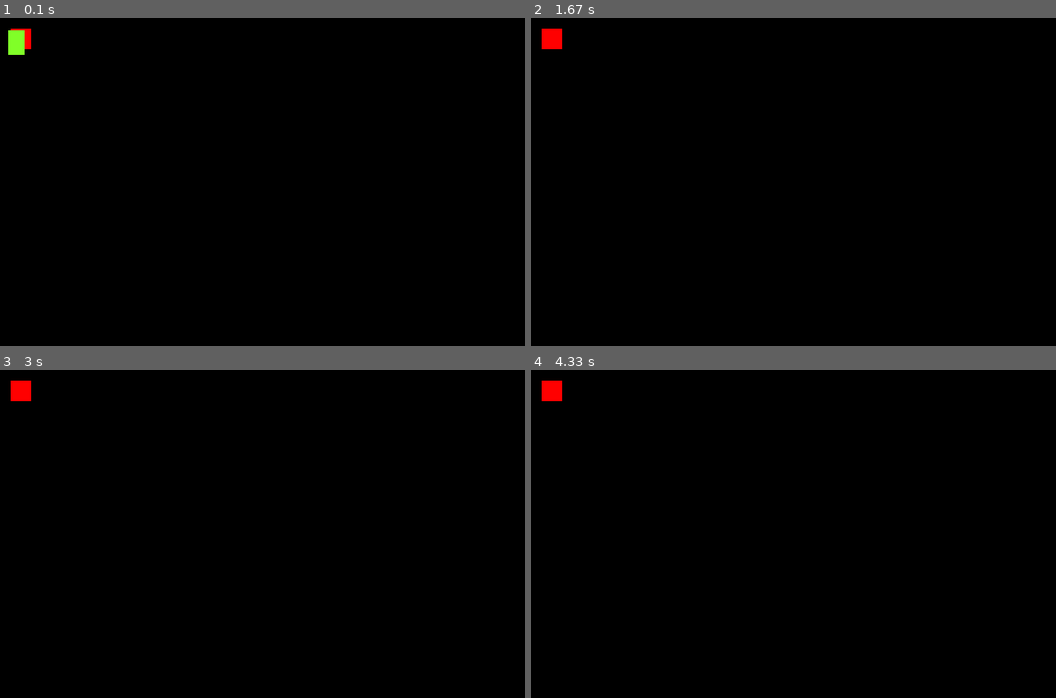
Above: before the commit, frames 1-4 (two rows, left to right).
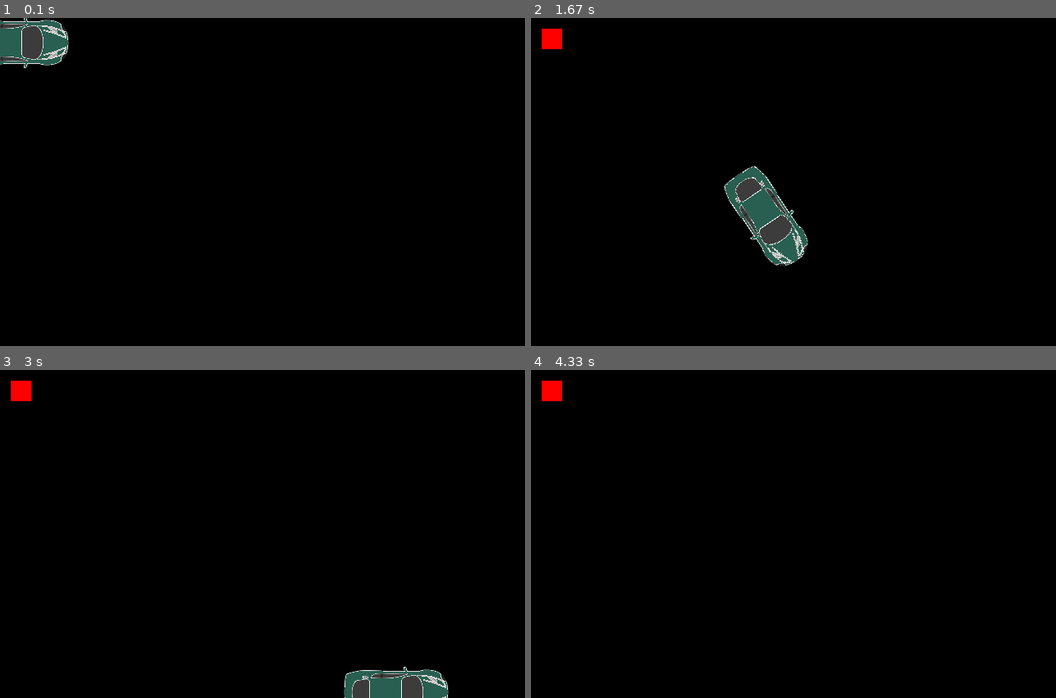
Above: after the commit, the same moments.

Repository: hlfshell/pygame_playground
Game: pygame game, started from game.py
The game is run twice, just before and just after one commit, with the same random seed, the same clock (stepped at 60 frames per second) and the same inputs.
Inputs:
- Up to frame 1 (0.1 s): no input
- Up to frame 2 (1.67 s): hold Right 0.33-0.8 s; hold Up 0.83-1.13 s; hold Right 1.17-1.63 s
- Up to frame 3 (3 s): hold Left 1.67-2.2 s; hold Down 2.23-2.53 s; hold Left 2.57-2.97 s
- Up to frame 4 (4.33 s): hold Up 3-3.37 s; hold Right 3.4-4.03 s

The runs differ from the first frame. In frame 1, 1.7% of the frame differs, in the area x 0-14%, y 0-16%; in frame 2, 2.5%, in the area x 36-53%, y 45-76%; in frame 3, 1.6%; in frame 4, nothing differs.

Commit message:
feature: Driving more like a car - can't reverse though.

Diff:
--- a/car.py
+++ b/car.py
@@ -1,26 +1,39 @@
 import pygame
 vector = pygame.math.Vector2
+from PIL import Image
+import numpy as np
 from pygame.locals import K_LEFT, K_RIGHT, K_UP, K_DOWN
+
+im = Image.open('car_sprite.png')
 
 class Car(pygame.sprite.Sprite):
 
     def __init__(
         self, id : str,
         position : (int, int),
-        orientation : int = 0
+        rotation : int = 0,
+        color : (int, int, int) = None
         ):
         super().__init__()
 
         self._id = id
         self._position = position
-        self._orientation = orientation
+        self._rotation = rotation
 
-        self._radius = 3
-
-        self._color = (128, 255, 40)
-
-        self.surf = pygame.Surface(self._position)
-        self.surf.fill(self._color)
+        if color is None:
+            color =  list(np.random.choice(range(256), size=3))
+        # replace that car color of "white" with the chosen color
+        imagedata = np.array(im)
+        red, green, blue = imagedata[:,:,0], imagedata[:,:,1], imagedata[:,:,2]
+        mask = (red > 250) & (green > 250) & (blue > 250)
+        imagedata[:,:,:3][mask] = [color[0], color[1], color[2]]
+        self._image_shape = (imagedata.shape[0:2][1], imagedata.shape[0:2][0])
+        # imo = Image.fromarray(imagedata)
+        # imo.save('out.png')
+        self._image_data = imagedata.astype('uint8')
+        self.surf = pygame.image.frombuffer(self._image_data, self._image_shape, 'RGBA')
+        # self.surf = pygame.Surface(self._position)
+        # self.surf.fill(self._color)
         self.rect = self.surf.get_rect(center = self._position)
 
         self._velocity = vector(0,0)
@@ -29,37 +42,54 @@
         self._score = 0
 
     def move(self):
-        self._acceleration = vector(0,0)
+        acceleration = 0
 
         pressed_keys = pygame.key.get_pressed()
+
         if pressed_keys[K_LEFT]:
-            self._acceleration.x = -0.5
+            self._rotation += 1
         elif pressed_keys[K_RIGHT]:
-            self._acceleration.x = 0.5
-        else:
-            self._acceleration.x = 0.0
+            self._rotation += -1
+        self._rotation = self._rotation % 360
 
         if pressed_keys[K_UP]:
-            self._acceleration.y = -0.5
+            acceleration = 0.5
         elif pressed_keys[K_DOWN]:
-            self._acceleration.y = +0.5
+            acceleration = -0.5
         else:
-            self._acceleration.y = 0.0
+            current_magnitude = self._velocity.magnitude()
+            deaccelerate = 0.05
+            # if current_magnitude < 0:
+            #     if current_magnitude + deaccelerate > 0:
+            #         acceleration = -current_magnitude
+            #     else:
+            #         acceleration = deaccelerate
+            # else:
+            if current_magnitude - deaccelerate < 0:
+                acceleration = -current_magnitude
+            else:
+                acceleration = -deaccelerate
 
-        self._velocity += self._acceleration
-        offset = self._velocity + (0.5 * self._acceleration)
-        # if position[0] < 0.0:
-        #     position[0] = 0.0
-        # elif position[0] > 1.0:
-        #     position[1] = 0
+        velocity_magnitude = self._velocity.magnitude() + acceleration
+        if velocity_magnitude > 10:
+            velocity_magnitude = 10
 
-        self._position += offset
+        print("vel mag", velocity_magnitude)
+        rotation = -self._rotation
+        # if velocity_magnitude < 0:
+        #     # rotation = self._rotation
+        #     velocity_magnitude = velocity_magnitude
 
-        # self.rect.midbottom = self._position
-        self.rect = self.rect.move(offset[0], offset[1])
+        self._velocity = vector(velocity_magnitude, 0).rotate(rotation)
+
+        self._position += self._velocity
+
+    def render(self):
+        surface = pygame.image.frombuffer(self._image_data, self._image_shape, 'RGBA')
+        self.surf = pygame.transform.rotate(surface, self._rotation)
+        self.rect = self.surf.get_rect(center = self._position)
 
     def crash(self, test):
-        print(test)
         self._score += -100
 
     def pass_goal(self):
--- a/game.py
+++ b/game.py
@@ -19,7 +19,7 @@
         self._cars.add(car)
 
     def add_checkpoint(self, checkpoint : Checkpoint):
-        print(self._checkpoints.add(checkpoint))
+        self._checkpoints.add(checkpoint)
 
     def on_init(self):
         pygame.init()
@@ -44,9 +44,9 @@
     def on_render(self):
         self._display_surface.fill((0,0,0))
         for checkpoint in self._checkpoints:
-            print(checkpoint)
             self._display_surface.blit(checkpoint.surface, checkpoint.rect)
         for car in self._cars:
+            car.render()
             self._display_surface.blit(car.surf, car.rect)
         pygame.display.update()
         self._frame_per_sec.tick(self._fps)
@@ -69,7 +69,6 @@
     game = Game()
     car = Car("one", (20, 30))
     checkpoint = Checkpoint("abc123", (20, 20), (30, 30))
-    print(checkpoint)
     game.add_car(car)
     game.add_checkpoint(checkpoint)
     game.on_execute()
Binary file added: car_sprite.png
